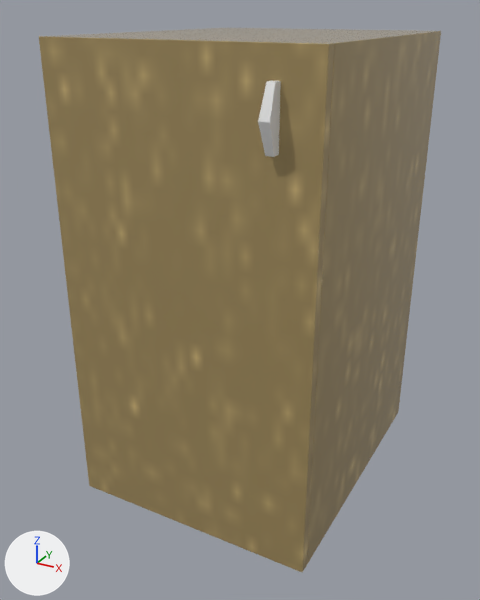
The FBX model Assets/Models BY IAAD/part1.fbx: old version first, new version second.
Before and after are seen from a 50 mm camera at (0.59, -1.155, 0.942) aimed at (-0.015, -0.055, 0.392). Arrows for +X, +Y and +Z are at lower left; the lights stay in place. Where no turn or scale is listed for an object, it has been applied to the vertices.
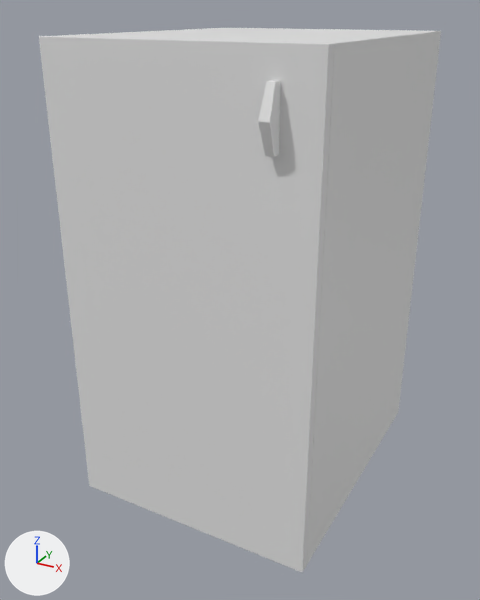
Pixel boxes (x1, y1, x2, y2) of what changed, in the pictures (480 x 600 px):
part 1 of me_cube_001, recoloured (brown to grey)
    both: (39, 28, 441, 572)

Patch to the scene script:
```diff
--- a/Assets/Models BY IAAD/part1.fbx.py
+++ b/Assets/Models BY IAAD/part1.fbx.py
@@ mat_alumital @@
+mat_alumital = principled_material('Alumital')
+mat_alumital.base_color = (0.8, 0.8, 0.8)  # white #e7e7e7
@@ mat_handle @@
+mat_handle = principled_material('Handle')
+mat_handle.base_color = (0.8, 0.8, 0.8)  # white #e7e7e7
@@ me_cube_001 @@
 me_cube_001.from_pydata(...)  # 88 vertices, 97 faces; spans x -0.25..0.25, y -0.335..0.299, z 0.0..0.9
 # used by ob_cube; location = (0.0, 0.0, 0.0)
-me_cube_001.materials.append(mat_metal)  # white #e7e7e7
+# me_cube_001 part 1: all 62 faces that had it switch from mat_alumital_dark_yellow (picture img_color1_png) to mat_alumital (white #e7e7e7)
+me_cube_001.materials.append(mat_handle)  # white #e7e7e7
```
